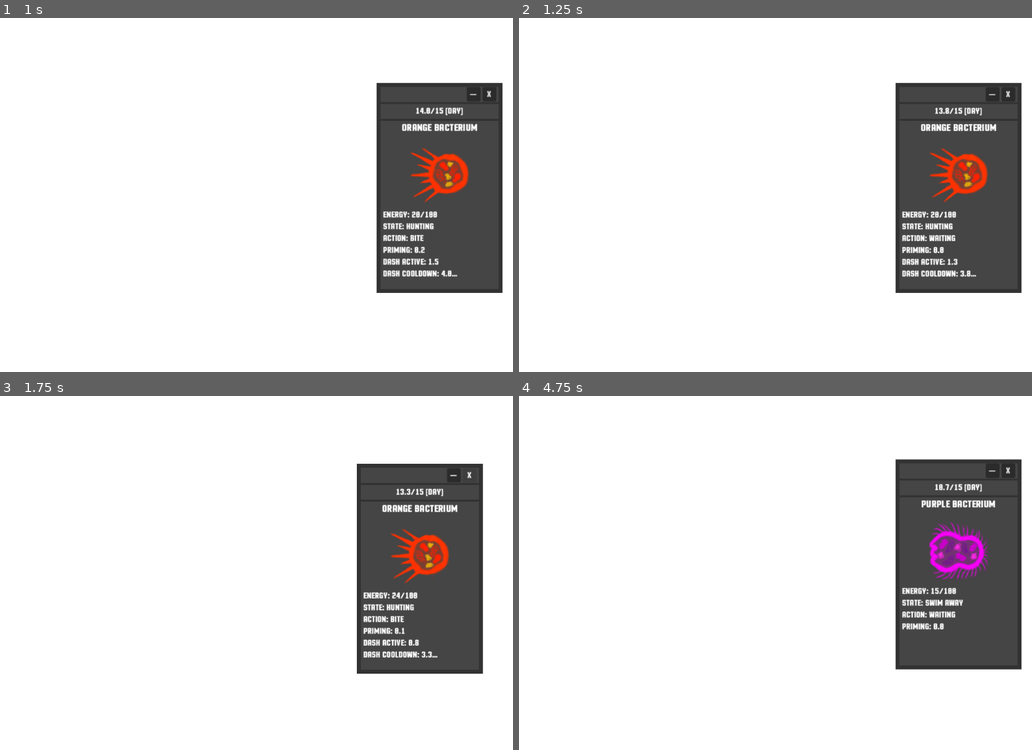
Above: before the commit, frames 1-4 (two rows, left to right).
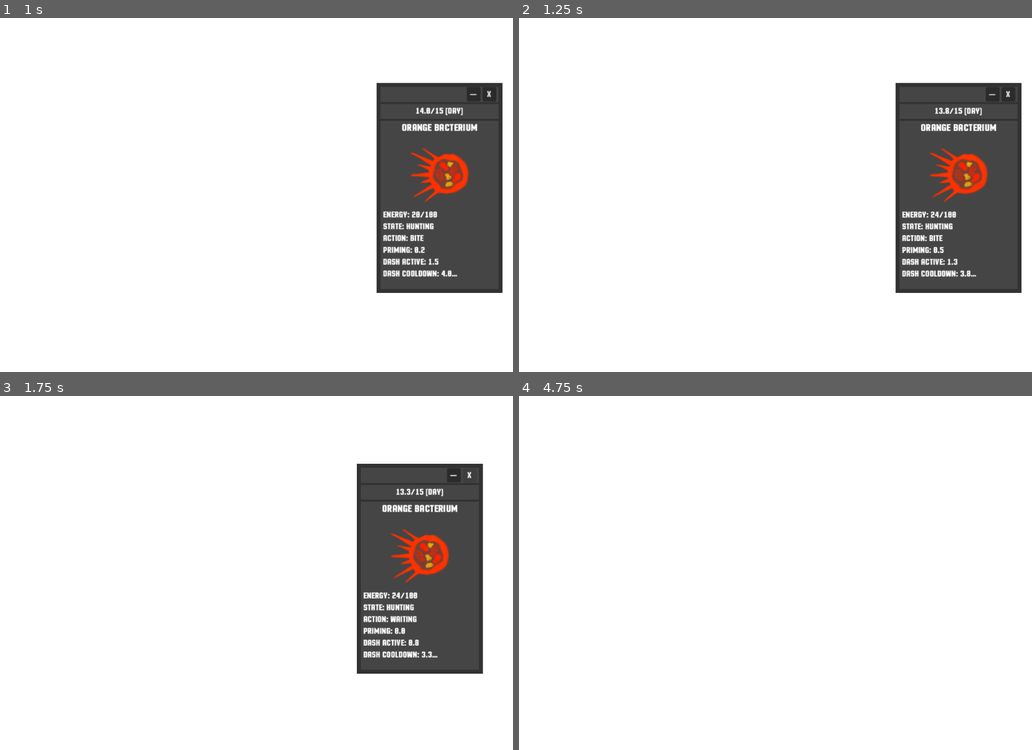
Above: after the commit, the same moments.

Repository: blekki/Bacteriostat
Game: Godot game, scene res://src/bacteriostat/bacteriostat.tscn
Two runs of this game, one before a commit and one after it. Both use one fixed random seed, a clock stepped at 60 frames per second and the inputs below.
Inputs (mouse positions are in pixels of both pictures, inside the frame that each line leads up to):
- Up to frame 1 (1 s): tap Enter at 0.5 s; drag from (128, 209) to (225, 131) at 0.52 s
- Up to frame 2 (1.25 s): no input
- Up to frame 3 (1.75 s): click "—" at 1.25 s
- Up to frame 4 (4.75 s): click "—" at 2 s; click "—" at 2.75 s; click "X" at 3.5 s; tap Space (simulation_control) at 4.25 s; drag from (754, 442) to (903, 399) at 4.27 s

Frame 1 is identical in both runs. In frame 2, less than 0.1% of the frame differs, in the area x 79-86%, y 54-67%; in frame 3, less than 0.1%; in frame 4, 14%, in the area x 73-99%, y 17-78%.

Commit message:
Rework lumi textures:
- Add a lumi texuture to [EnergyCell].
- Change the lumi texture of [OrangeBacterium].
- Smooth the lumi texture of [Purplebacterium].

Diff:
--- a/src/energy_cell/energy_cell.tscn
+++ b/src/energy_cell/energy_cell.tscn
@@ -3,6 +3,7 @@
 [ext_resource type="PackedScene" uid="uid://bo1y1apxgdai4" path="res://src/entity/entity.tscn" id="1_3a1qc"]
 [ext_resource type="Script" uid="uid://bs6qv8dqtkfbu" path="res://src/energy_cell/energy_cell.gd" id="2_bjre1"]
 [ext_resource type="Texture2D" uid="uid://dtusbqm3pryvq" path="res://assets/grass_energy_cell.png" id="3_v5jjv"]
+[ext_resource type="Texture2D" uid="uid://dt1mso5cjdfmr" path="res://assets/grass_lumi.png" id="4_ibrwm"]
 
 [sub_resource type="CircleShape2D" id="CircleShape2D_v5jjv"]
 resource_local_to_scene = true
@@ -18,17 +19,22 @@
 
 [node name="Texture" parent="." index="0" unique_id=314057492]
 self_modulate = Color(0.35453427, 1, 0.58993244, 1)
-position = Vector2(0, 4.9999995)
+position = Vector2(0, -4.7683716e-07)
 scale = Vector2(1.2, 1.2)
 texture = ExtResource("3_v5jjv")
 
 [node name="Lumi" parent="." index="1" unique_id=1960966770]
-visible = false
+scale = Vector2(1.26, 1.26)
+texture = ExtResource("4_ibrwm")
 
 [node name="Collision" parent="." index="2" unique_id=299581857]
+visible = false
+position = Vector2(0, -5)
 scale = Vector2(1.5, 1.5)
 shape = SubResource("CircleShape2D_v5jjv")
 
 [node name="ClickableCollision" parent="ClickableArea" parent_id_path=PackedInt32Array(1380816360) index="0" unique_id=186964460]
+visible = false
+position = Vector2(0, -5)
 scale = Vector2(1.5, 1.5)
 shape = SubResource("CircleShape2D_ibrwm")
Binary file added: assets/grass_lumi.png
Not shown, added: assets/grass_lumi.png.import
Binary file changed: assets/orange_lumi.png
Binary file changed: assets/purple_lumi.png
